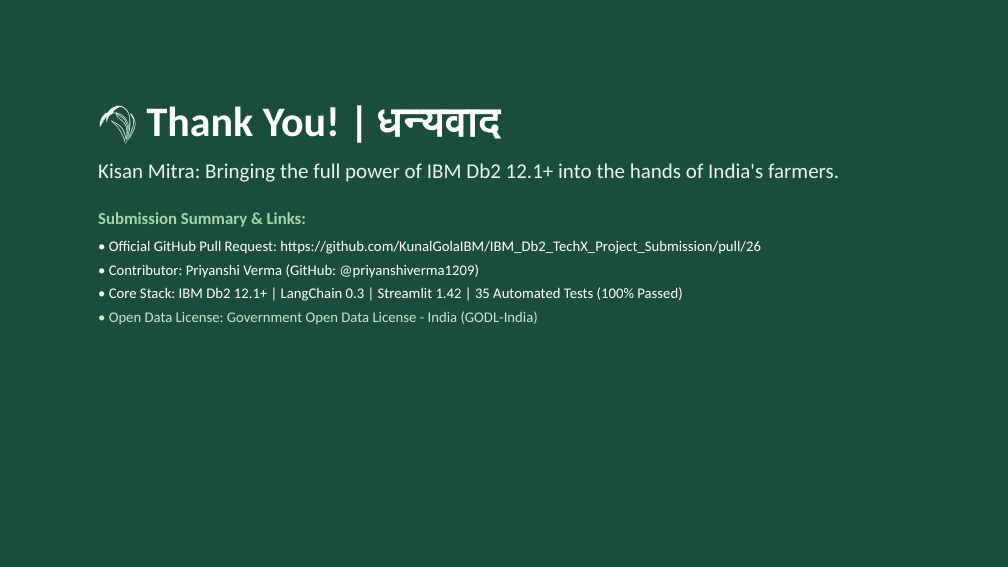
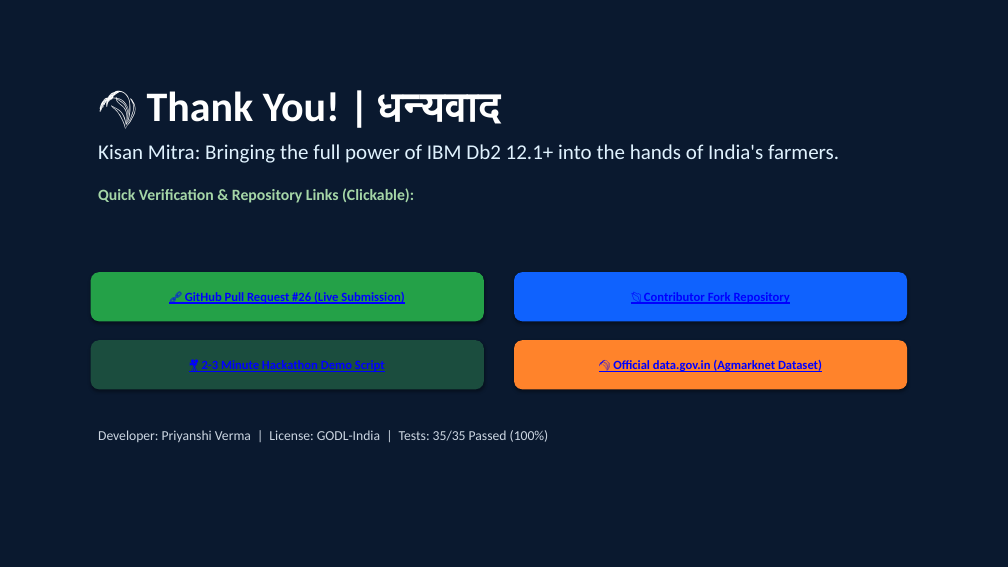
Before and after one commit to KunalGolaIBM/IBM_Db2_TechX_Project_Submission, a slide deck: slide 12 of submissions/kisan-mitra/docs/Kisan_Mitra_IBM_Db2_Presentation.pptx (slide 10 before the commit). Drawn at 1008x567 pixels with LibreOffice and Linux fonts; fonts in the diff are those of the drawing. Boxes give left, top, right and bottom in pixels: in the first picture for what was removed or moved away, otherwise in the second. Text is boxed around its words. In the diff, an @@ line names an element or a change of style, - is before the commit and + after.

Commit message:
docs: upgrade to high-impact interactive 12-slide presentation with UI mockup and clickable links

```diff
--- a/submissions/kisan-mitra/docs/Kisan_Mitra_IBM_Db2_Presentation.pptx
+++ b/submissions/kisan-mitra/docs/Kisan_Mitra_IBM_Db2_Presentation.pptx
@@ rectangle at (0,0,1008,567): fill #1B4D3E to #0A192F @@
@@ text "🌾 Thank You! | धन्यवाद": place and size @@
-text "🌾 Thank You! | धन्यवाद" at (98,106,839,325)
+text "🌾 Thank You! | धन्यवाद" at (98,91,839,203)
@@ text at (98,144,839,163): text colour #E8F5E9 to #E0F2FE in "Kisan Mitra: Bringing the full power of ..."; less space between paragraphs @@
@@ text at (98,188,414,203): text changed; size 14 to 15 pt; text colour #FFFFFF to #A5D6A7; bold on @@
-Submission Summary & Links:
-• Official GitHub Pull Request: https://github.com/KunalGolaIBM/IBM_Db2_TechX_Project_Submission/pull/26
-• Contributor: Priyanshi Verma (GitHub: @priyanshiverma1209)
-• Core Stack: IBM Db2 12.1+ | LangChain 0.3 | Streamlit 1.42 | 35 Automated Tests (100% Passed)
-• Open Data License: Government Open Data License - India (GODL-India)
+Quick Verification & Repository Links (Clickable):
@@ rounded rectangle added at (91,272,484,321), fill #24A148, 12 pt, text #0000FF, bold, underline @@
+🔗 GitHub Pull Request #26 (Live Submission)
@@ rounded rectangle added at (514,272,907,321), fill #0F62FE, 12 pt, text #0000FF, bold, underline @@
+📂 Contributor Fork Repository
@@ rounded rectangle added at (91,340,484,389), fill #1B4D3E, 12 pt, text #0000FF, bold, underline @@
+🎥 2-3 Minute Hackathon Demo Script
@@ rounded rectangle added at (514,340,907,389), fill #FF832B, 12 pt, text #0000FF, bold, underline @@
+🌾 Official data.gov.in (Agmarknet Dataset)
@@ text added at (98,430,549,442), 13 pt, text #CBD5E1 @@
+Developer: Priyanshi Verma | License: GODL-India | Tests: 35/35 Passed (100%)
```
Also in this commit, not shown: 7 other slides changed, 4 slides added, 2 slides removed.
